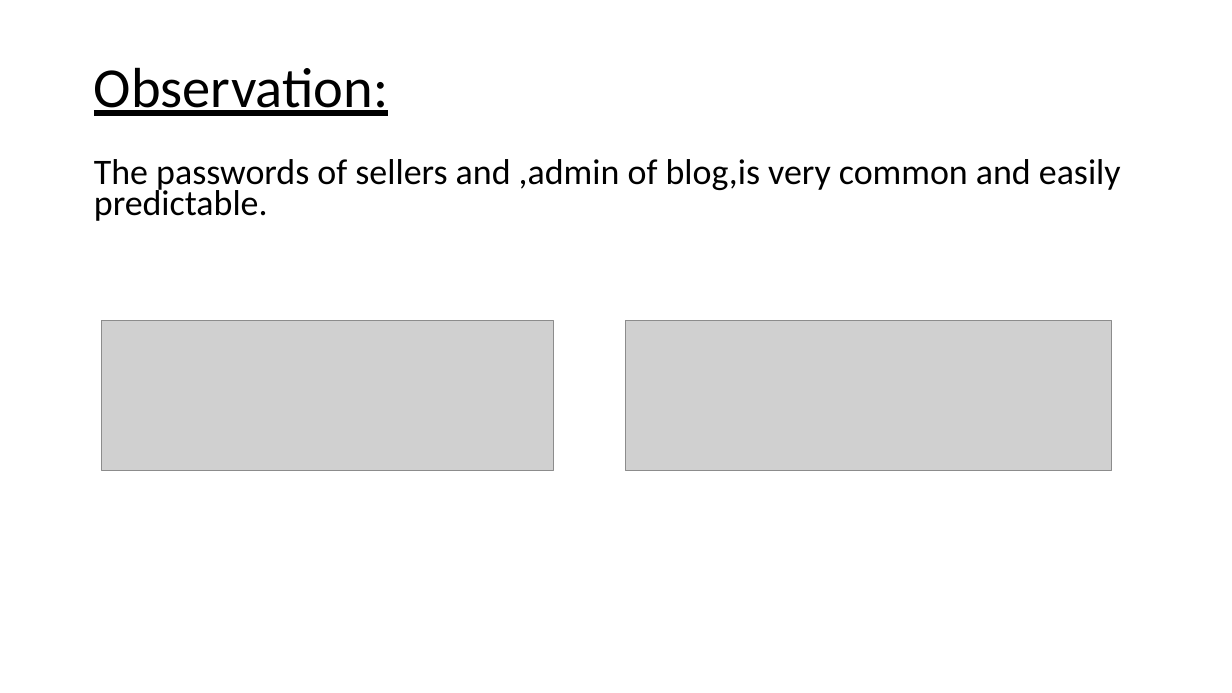
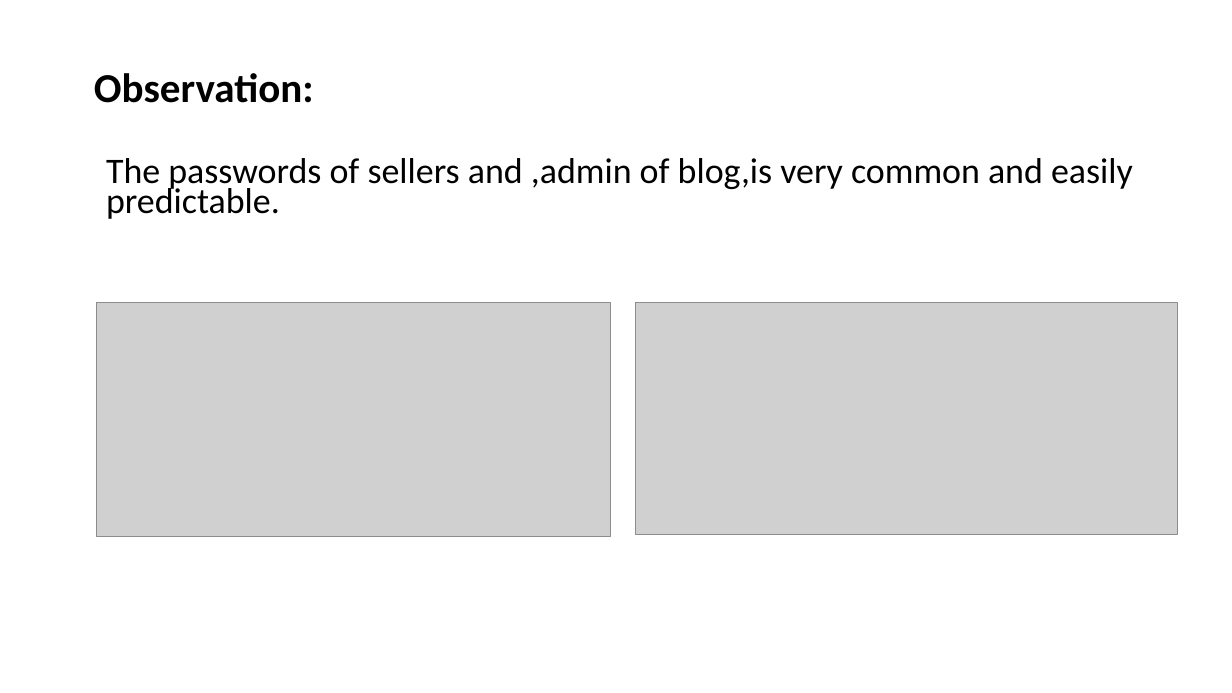
Before and after one commit to RocktimRajkumar/CEH-hack-a-thon, a slide deck: slide 63 of reports/Lifestyle Store/LifeStyle Store Application Reports.pptx. Drawn at 1232x693 pixels with LibreOffice and Linux fonts; fonts in the diff are those of the drawing; grey boxes stand for pictures. Boxes give left, top, right and bottom in pixels: in the first picture for what was removed or moved away, otherwise in the second. Text is boxed around its words. In the diff, an @@ line names an element or a change of style, - is before the commit and + after.

Commit message:
reports: Weak Passwords ppt done

```diff
--- a/reports/Lifestyle Store/LifeStyle Store Application Reports.pptx
+++ b/reports/Lifestyle Store/LifeStyle Store Application Reports.pptx
@@ title "Observation:" at <box>94,73,314,103</box>: size 44 to 32 pt, bold on, underline off @@
@@ text "The passwords of sellers and ...": place and size @@
-text "The passwords of sellers and ..." at <box>94,159,1121,221</box>
+text "The passwords of sellers and ..." at <box>106,158,1133,219</box>
@@ picture: place and size @@
-picture at <box>102,321,554,470</box>
+picture at <box>97,302,610,536</box>
@@ picture: place and size @@
-picture at <box>626,321,1112,470</box>
+picture at <box>636,303,1177,534</box>
```
Also in this commit, not shown: 2 other slides changed.
